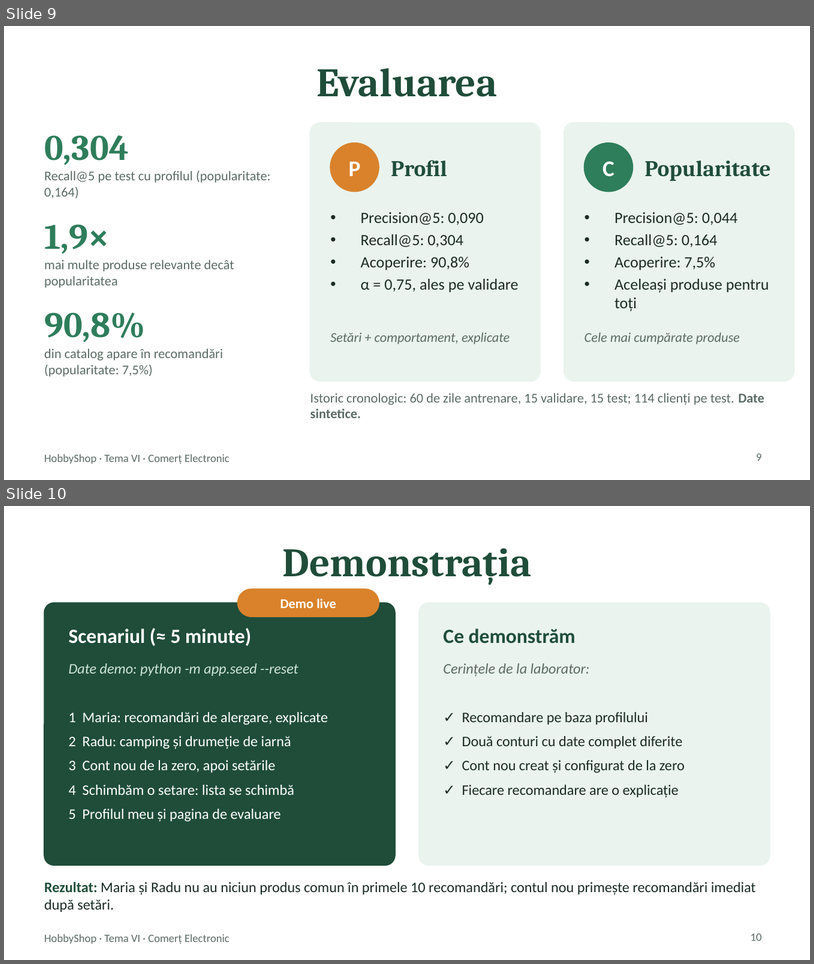
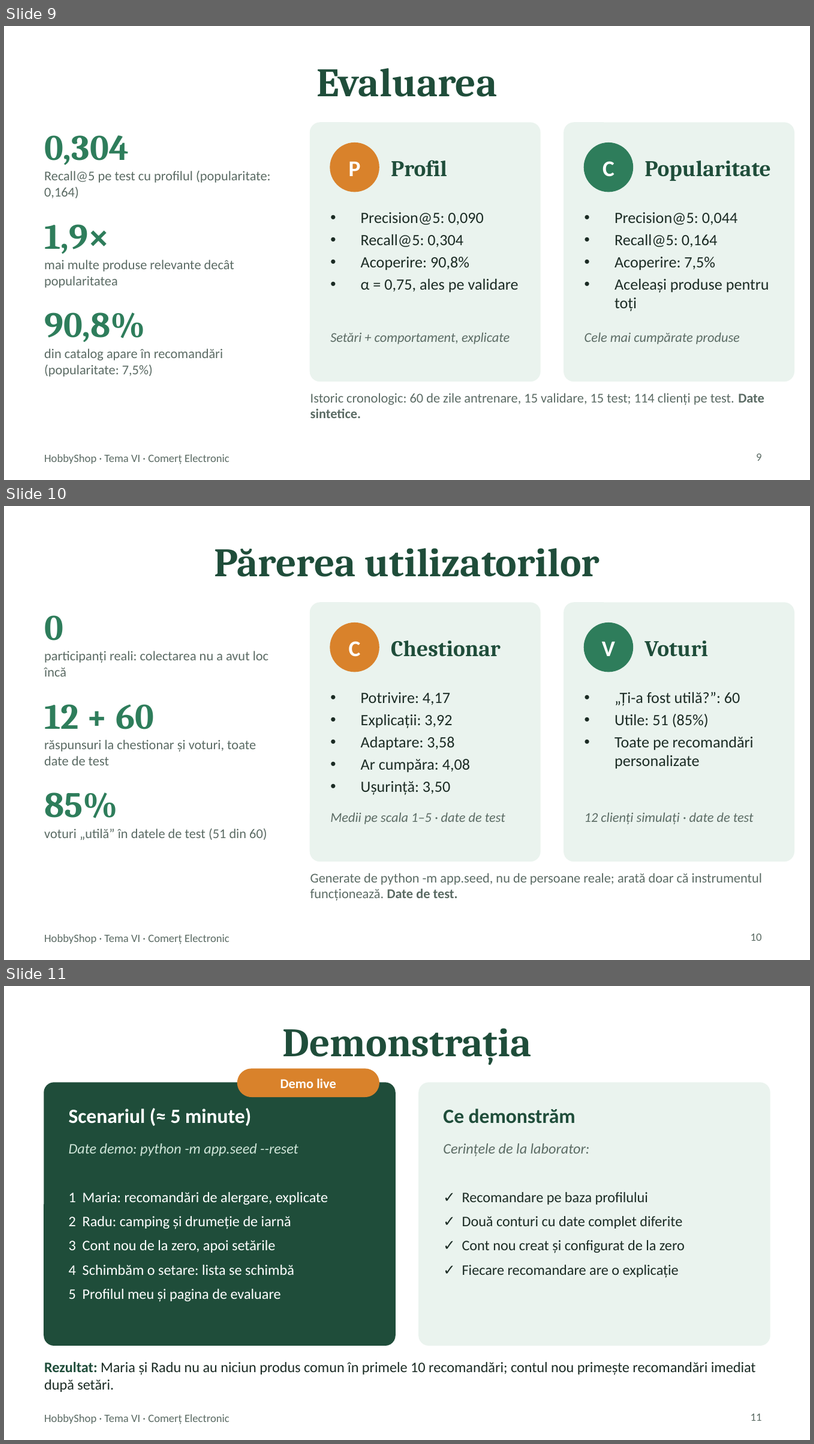
Before and after one commit to ANDYGAB04/Recomandation_System, a slide deck: docs/prezentare/Prezentare.pptx. Shown one above the other, each under a label of ours: slides 9 and 10 before the commit, slides 9, 10 and 11 after it. The pictures are 814x964 and 814x1444 pixels, drawn with LibreOffice and Linux fonts; fonts in the diff are those of the drawing. Boxes give left, top, right and bottom in pixels: in the first picture for what was removed or moved away, otherwise in the second. Text is boxed around its words. In the diff, an @@ line names an element or a change of style, - is before the commit and + after.

Commit message:
CRI-37: analiza evaluării cu utilizatori și prezentarea actualizată
0 participanți reali; rezultatele sunt date de test, marcate ca atare.
- docs/chestionar.md: secțiunea „Rezultate” (medii, voturi, ce înseamnă)
- prezentare: slide nou „Părerea utilizatorilor”, „Limite” actualizat
- README: evaluarea cu utilizatori, pe scurt

```diff
--- a/docs/prezentare/Prezentare.pptx
+++ b/docs/prezentare/Prezentare.pptx
@@ slide 10 added at (4, 506, 810, 960), background #FFFFFF; not listed: 1 template element that a slide beside it also shows @@
@@ title added at (214, 548, 600, 577), 36 pt, text #1F4D3A, bold @@
+Părerea utilizatorilor
@@ rounded rectangle added at (311, 603, 540, 861), fill #EAF3EE, outline #EAF3EE 1 pt @@
@@ rounded rectangle added at (564, 603, 794, 861), fill #EAF3EE, outline #EAF3EE 1 pt @@
@@ text added at (44, 615, 63, 640), 32 pt, text #2E7D5B, bold @@
+0
@@ ellipse added at (330, 623, 379, 672), fill #D9822B, outline #D9822B 1 pt @@
@@ ellipse added at (585, 623, 633, 672), fill #2E7D5B, outline #2E7D5B 1 pt @@
@@ text added at (349, 641, 361, 657), 20 pt, text #FFFFFF, bold @@
+C
@@ text added at (391, 640, 501, 657), 20 pt, text #1F4D3A, bold @@
+Chestionar
@@ text added at (602, 641, 615, 656), 20 pt, text #FFFFFF, bold @@
+V
@@ text added at (645, 640, 708, 657), 20 pt, text #1F4D3A, bold @@
+Voturi
@@ text added at (44, 651, 269, 676), 12 pt, text #5B6B64 @@
+participanți reali: colectarea nu a avut loc încă
@@ text added at (361, 692, 470, 795), 14 pt, text #1B2B24 @@
+• Potrivire: 4,17
+• Explicații: 3,92
+• Adaptare: 3,58
+• Ar cumpăra: 4,08
+• Ușurință: 3,50
@@ text added at (615, 692, 754, 769), 14 pt, text #1B2B24 @@
+• „Ți-a fost utilă?”: 60
+• Utile: 51 (85%)
+• Toate pe recomandări personalizate
@@ text added at (44, 704, 154, 729), 32 pt, text #2E7D5B, bold @@
+12 + 60
@@ text added at (44, 739, 256, 765), 12 pt, text #5B6B64 @@
+răspunsuri la chestionar și voturi, toate date de test
@@ text added at (44, 792, 118, 818), 32 pt, text #2E7D5B, bold @@
+85%
@@ text added at (44, 828, 267, 840), 12 pt, text #5B6B64 @@
+voturi „utilă” în datele de test (51 din 60)
@@ text added at (330, 812, 506, 824), 12 pt, text #5B6B64, italic @@
+Medii pe scala 1–5 · date de test
@@ text added at (585, 812, 754, 824), 12 pt, text #5B6B64, italic @@
+12 clienți simulați · date de test
@@ text added at (311, 873, 762, 900), 12 pt, text #5B6B64 @@
+Generate de python -m app.seed, nu de persoane reale; arată doar că instrumentul funcționează. Date de test.
@@ page number added at (751, 933, 762, 940), 10 pt, text #5B6B64 @@
+10
@@ what was slide 10 is now slide 11 @@
@@ page number at (751, 1413, 762, 1420): text changed @@
-10
+11
```
Also in this commit, not shown: 1 slide changed, 2 other files.
